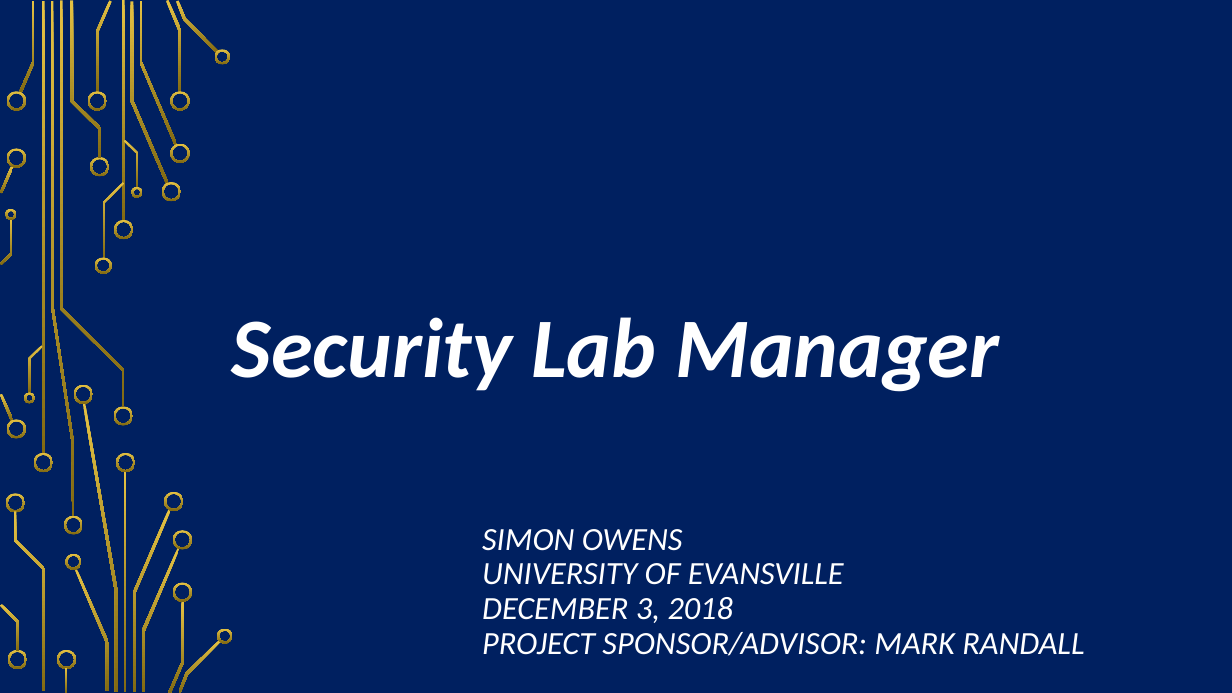
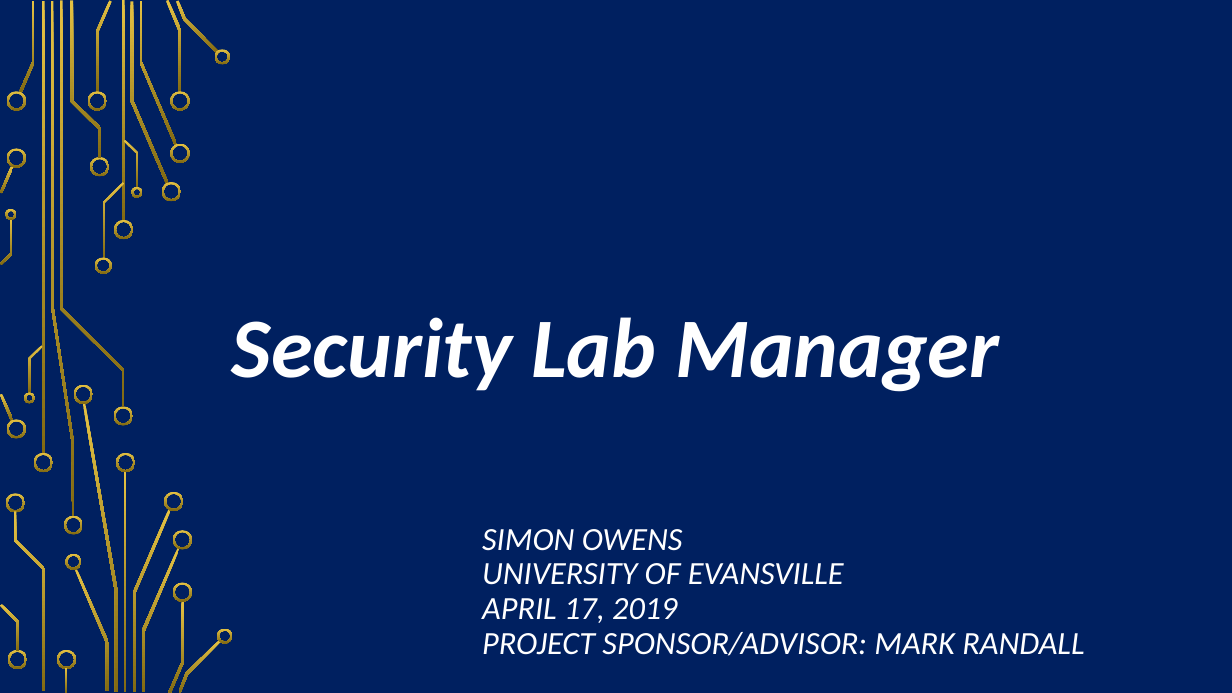
Before and after one commit to so87/Security-Lab-Manager, a slide deck: slide 1 of documentation/presentation.pptx. Drawn at 1232x693 pixels with LibreOffice and Linux fonts; fonts in the diff are those of the drawing; background and template pictures are left out. Boxes give left, top, right and bottom in pixels: in the first picture for what was removed or moved away, otherwise in the second. Text is boxed around its words. In the diff, an @@ line names an element or a change of style, - is before the commit and + after.

```diff
--- a/documentation/presentation.pptx
+++ b/documentation/presentation.pptx
@@ title at <box>482,529,1084,656</box>: text changed @@
-SIMON OWENS
-UNIVERSITY OF EVANSVILLE
-DECEMBER 3, 2018
-PROJECT SPONSOR/ADVISOR: MARK RANDALL
+SIMON OWENS
+UNIVERSITY OF EVANSVILLE
+APRIL 17, 2019
+PROJECT SPONSOR/ADVISOR: MARK RANDALL
```
Also in this commit, not shown: 3 other slides changed, 1 slide added, 12 slides removed, 19 other files.
